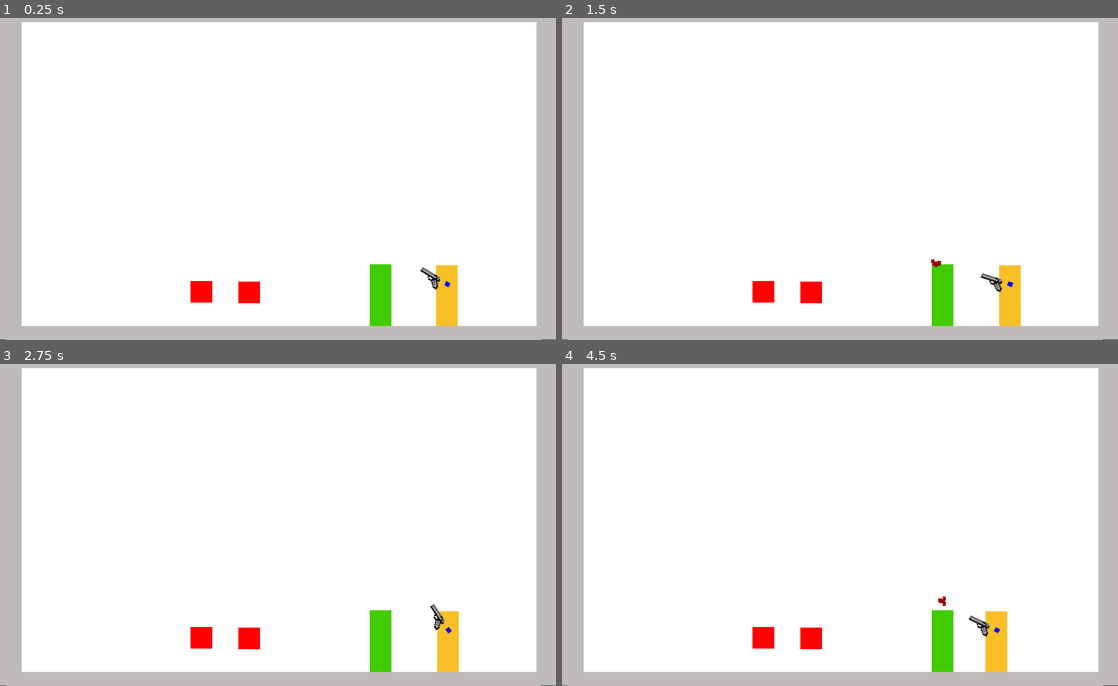
Above: before the commit, frames 1-4 (two rows, left to right).
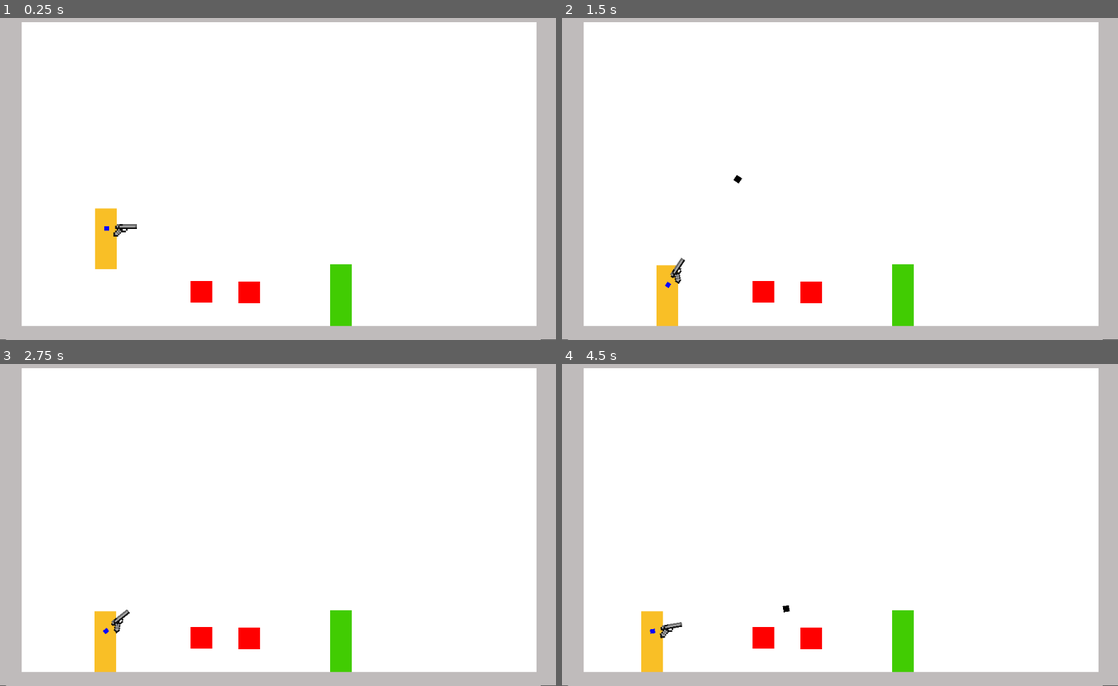
Above: after the commit, the same moments.

Repository: RubyEnoshima/JuegoRE
Game: Godot game, scene res://mapaDebug.tscn
Two runs of this game, one before a commit and one after it. Both use one fixed random seed, a clock stepped at 60 frames per second and the inputs below. Sound files missing from this copy of the repository are replaced by a short silence.
Inputs (mouse positions are in pixels of both pictures, inside the frame that each line leads up to):
- Up to frame 1 (0.25 s): no input
- Up to frame 2 (1.5 s): move the mouse to (962, 162) at 0.52 s; hold Shift (correr) 0.53-1.28 s; hold Up (ui_up) from 0.53 s (still down); tap Enter at 1.25 s; move the mouse to (728, 195) at 1.27 s; click (728, 195) at 1.35 s
- Up to frame 3 (2.75 s): tap Space at 2 s; move the mouse to (333, 450) at 2.02 s; release Up (ui_up) at 2.03 s; hold Left (mov_izq) from 2.03 s (still down); hold Right (mov_der) from 2.03 s (still down)
- Up to frame 4 (4.5 s): tap Enter at 2.75, 4.25 s; move the mouse to (812, 589) at 2.77 s; release Left (mov_izq) at 2.78 s; release Right (mov_der) at 2.78 s; hold Up (ui_up) 2.78-4.28 s; tap R (recargar) at 2.85 s; tap Space at 3.5 s; move the mouse to (1006, 573) at 3.52 s; hold Shift (correr) 3.53-4.28 s; move the mouse to (673, 473) at 4.27 s; hold Left (mov_izq) from 4.28 s (still down); click (673, 473) at 4.35 s

The runs differ from the first frame. In frame 1, 3.2% of the frame differs, in the area x 17-83%, y 59-96%; in frame 2, 3.2%; in frame 3, 3.1%; in frame 4, 3.3%, in the area x 14-81%, y 72-96%.

Commit message:
Arreglado zombi

Diff:
--- a/Escenas/Armas/bala.gd
+++ b/Escenas/Armas/bala.gd
@@ -18,7 +18,7 @@
 		var emit = Sangre.instance()
 		get_parent().add_child(emit)
 		emit.global_position = position
-		if position.x < body.position.x:
-			emit.process_material.initial_velocity*=-1
+		#if position.x < body.position.x:
+		#	emit.process_material.initial_velocity*=-1
 		queue_free()
-		body.calculaDano(armaDisparada.potencia)
+		body.calculaDano(armaDisparada.potencia,armaDisparada.position)
--- a/Escenas/Armas/bala.tscn
+++ b/Escenas/Armas/bala.tscn
@@ -2,8 +2,9 @@
 
 [ext_resource path="res://Escenas/Armas/bala.gd" type="Script" id=1]
 
-[sub_resource type="RectangleShape2D" id=1]
-extents = Vector2( 30.8078, 28.969 )
+[sub_resource type="CapsuleShape2D" id=1]
+radius = 25.6783
+height = 56.5377
 
 [node name="Bala" type="Area2D"]
 scale = Vector2( 0.287644, 0.287644 )
@@ -21,6 +22,8 @@
 }
 
 [node name="CollisionShape2D" type="CollisionShape2D" parent="."]
+position = Vector2( 26.4264, 1.22914 )
+rotation = 1.57245
 shape = SubResource( 1 )
 
 [node name="duracion" type="Timer" parent="."]
--- a/Escenas/Enemigos/Enemigo.gd
+++ b/Escenas/Enemigos/Enemigo.gd
@@ -3,26 +3,68 @@
 
 var Sangre = preload("res://Escenas/Particulas/Sangre.tscn")
 
-export (int) var speed = 115
+export (int) var speed = 40
 export (int) var gravity = 4000
-export var vida = 4
+export var vida = 7
+#la vida se cuantificará en una unidad de balas de pistola (1)
+#en este caso, derrotar a un zombi implica dispararle una ronda entera de pistola
 export var defensa = 1
 
 var derecha = true
 var corriendo = false
 var velocity = Vector2.ZERO
+var detectado = false
+var atacando = false
+var dir
 
-func calculaDano(dano):
+func calculaDano(dano,posicion):
 	vida -= dano
-
-func get_input():
-	velocity.x = 0
-	#velocity.x += speed
+	if !detectado:
+		if posicion.x > position.x and !derecha or posicion.x <= position.x and derecha:
+			scale.x *= -1
+			derecha = !derecha
 
 func _physics_process(delta):
 	if vida==0:
 		queue_free() #ESTO HAY QUE CAMBIARLO POR ANIMACION DE MUERTE, PORQUE
 		#PUEDEN RESUCITAR!!!!
-	get_input()
+	velocity.x = 0
+	if detectado and !atacando:
+		if dir.position.x > position.x:
+			velocity.x += speed
+		else:
+			velocity.x -= speed
+	elif atacando:
+		ataca()
+	#HAY QUE HACER QUE MERODEE UN POCO TAMBIEN
 	velocity.y += gravity * delta
 	velocity = move_and_slide(velocity, Vector2.UP)
+
+func ataca():
+	print("ataco")
+	pass
+
+func _on_detecta_body_entered(body):
+	if body is Personaje:
+		dir = body
+		detectado = true
+
+
+func _on_danger_body_entered(body):
+	if body is Personaje:
+		atacando = true
+
+
+func _on_detecta_body_exited(body):
+	if body is Personaje:
+		detectado = false
+
+func _on_danger_body_exited(body):
+	if body is Personaje:
+		atacando = false
+
+
+func _on_detras_body_entered(body):
+	if body is Personaje:
+		scale.x *= -1
+		derecha = !derecha
--- a/Escenas/Enemigos/Zombi.tscn
+++ b/Escenas/Enemigos/Zombi.tscn
@@ -1,9 +1,16 @@
-[gd_scene load_steps=3 format=2]
+[gd_scene load_steps=5 format=2]
 
 [ext_resource path="res://Escenas/Enemigos/Enemigo.gd" type="Script" id=1]
 
 [sub_resource type="RectangleShape2D" id=1]
 extents = Vector2( 20.6128, 57.2988 )
+
+[sub_resource type="CapsuleShape2D" id=3]
+height = 92.1161
+
+[sub_resource type="CapsuleShape2D" id=4]
+radius = 47.4269
+height = 105.109
 
 [node name="Zombi" type="KinematicBody2D"]
 script = ExtResource( 1 )
@@ -21,3 +28,25 @@
 [node name="CollisionShape2D" type="CollisionShape2D" parent="."]
 position = Vector2( 0.707123, -39.2444 )
 shape = SubResource( 1 )
+
+[node name="detecta" type="Area2D" parent="."]
+
+[node name="CollisionPolygon2D" type="CollisionPolygon2D" parent="detecta"]
+polygon = PoolVector2Array( 20.121, -63.5666, 417, -238, 412, 61, 21.9048, -54.0529 )
+
+[node name="danger" type="Area2D" parent="."]
+
+[node name="CollisionShape2D" type="CollisionShape2D" parent="danger"]
+position = Vector2( 26.4193, -37.9805 )
+shape = SubResource( 3 )
+
+[node name="detras" type="Area2D" parent="."]
+
+[node name="CollisionShape2D" type="CollisionShape2D" parent="detras"]
+position = Vector2( -59.3299, -48.2056 )
+shape = SubResource( 4 )
+[connection signal="body_entered" from="detecta" to="." method="_on_detecta_body_entered"]
+[connection signal="body_exited" from="detecta" to="." method="_on_detecta_body_exited"]
+[connection signal="body_entered" from="danger" to="." method="_on_danger_body_entered"]
+[connection signal="body_exited" from="danger" to="." method="_on_danger_body_exited"]
+[connection signal="body_entered" from="detras" to="." method="_on_detras_body_entered"]
--- a/mapaDebug.tscn
+++ b/mapaDebug.tscn
@@ -77,7 +77,7 @@
 shape = SubResource( 2 )
 
 [node name="Personaje" parent="." instance=ExtResource( 2 )]
-position = Vector2( 823.191, 534.043 )
+position = Vector2( 195.4, 426.165 )
 canJump = false
 
 [node name="MunicionPistola" parent="." instance=ExtResource( 1 )]
@@ -87,4 +87,4 @@
 position = Vector2( 458, 511 )
 
 [node name="KinematicBody2D" parent="." instance=ExtResource( 3 )]
-position = Vector2( 700, 553 )
+position = Vector2( 626.583, 496.064 )
